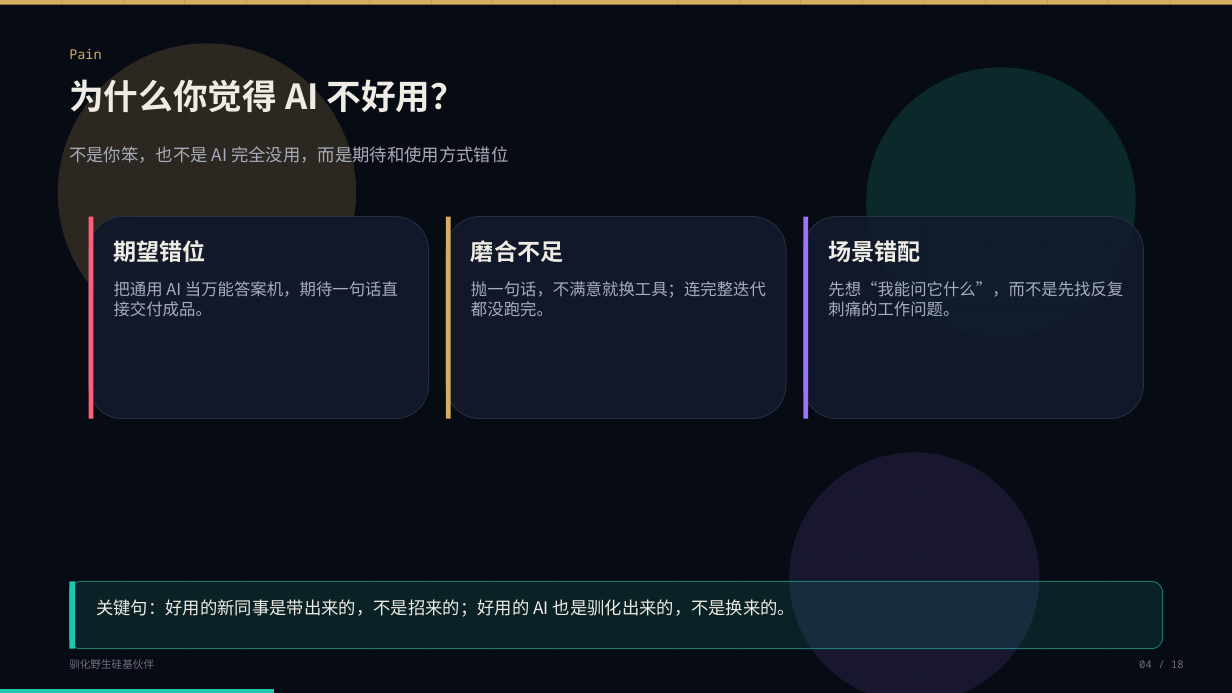
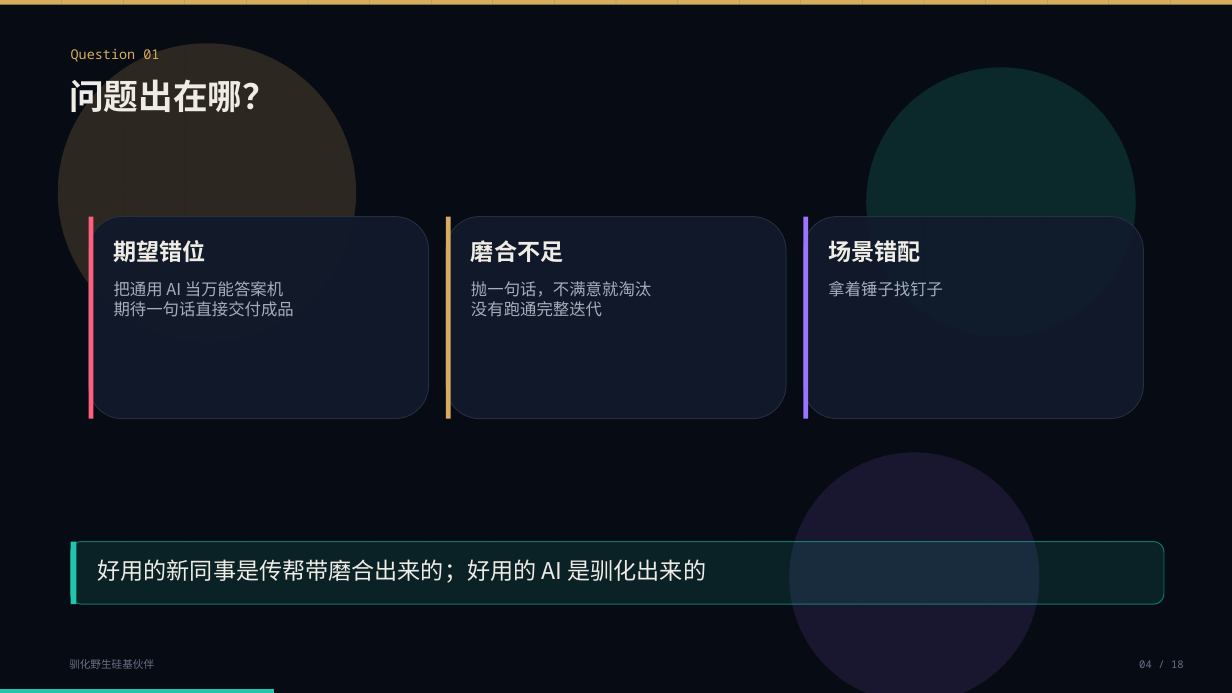
Before and after one commit to SunGrissy/Hermes, a slide deck: slide 5 of 会议材料/驯化野生硅基伙伴_渐进披露版.pptx (slide 4 before the commit). Drawn at 1232x693 pixels with LibreOffice and Linux fonts; fonts in the diff are those of the drawing. Boxes give left, top, right and bottom in pixels: in the first picture for what was removed or moved away, otherwise in the second. Text is boxed around its words. In the diff, an @@ line names an element or a change of style, - is before the commit and + after.

```diff
--- a/会议材料/驯化野生硅基伙伴_渐进披露版.pptx
+++ b/会议材料/驯化野生硅基伙伴_渐进披露版.pptx
@@ text at bbox=[71, 49, 159, 62]: text changed @@
-Pain
+Question 01
@@ text at bbox=[69, 79, 277, 112]: text changed @@
-为什么你觉得 AI 不好用？
+问题出在哪？
@@ text removed at bbox=[69, 146, 508, 163] @@
-不是你笨，也不是 AI 完全没用，而是期待和使用方式错位
@@ text at bbox=[114, 281, 294, 317]: text changed @@
-把通用 AI 当万能答案机，期待一句话直接交付成品。
+把通用 AI 当万能答案机
+期待一句话直接交付成品
@@ text at bbox=[471, 281, 651, 317]: text changed @@
-抛一句话，不满意就换工具；连完整迭代都没跑完。
+抛一句话，不满意就淘汰
+没有跑通完整迭代
@@ text at bbox=[828, 281, 943, 297]: text changed @@
-先想“我能问它什么”，而不是先找反复刺痛的工作问题。
+拿着锤子找钉子
@@ rounded rectangle: place and size @@
-rounded rectangle at bbox=[69, 581, 1163, 649]
+rounded rectangle at bbox=[71, 542, 1164, 604]
@@ rectangle: place and size @@
-rectangle at bbox=[69, 581, 75, 649]
+rectangle at bbox=[71, 542, 76, 604]
@@ text at bbox=[98, 559, 707, 583]: text changed; size 18 to 24 pt @@
-关键句：好用的新同事是带出来的，不是招来的；好用的 AI 也是驯化出来的，不是换来的。
+好用的新同事是传帮带磨合出来的；好用的 AI 是驯化出来的
```
Also in this commit, not shown: 9 other slides changed, 16 slides added, 1 slide removed, 1 other file.
